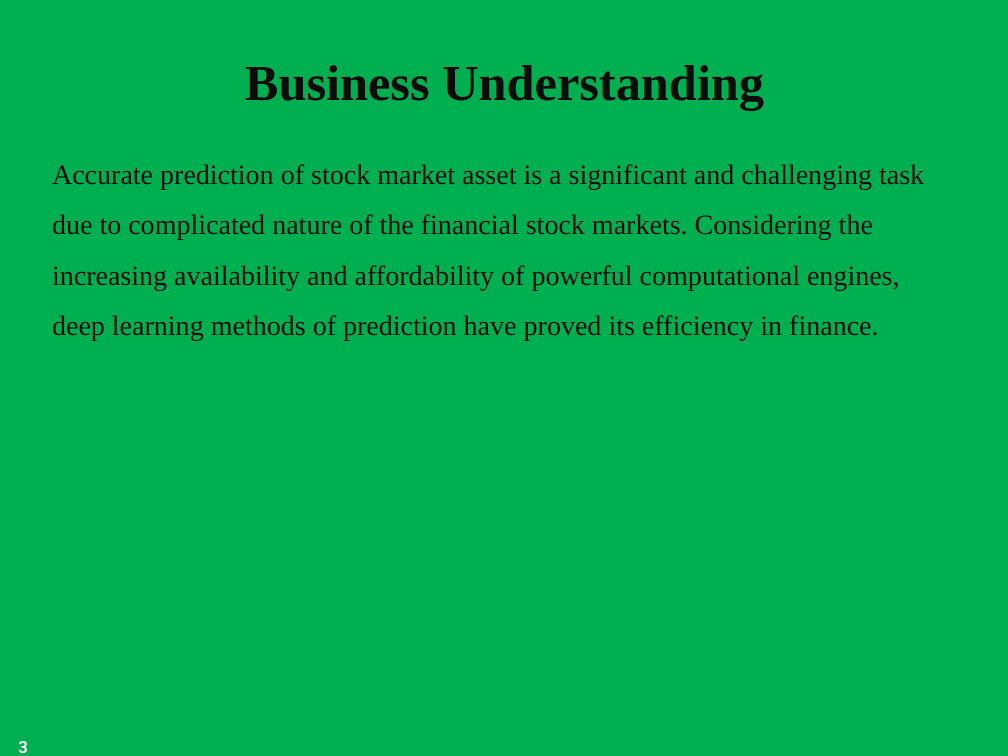
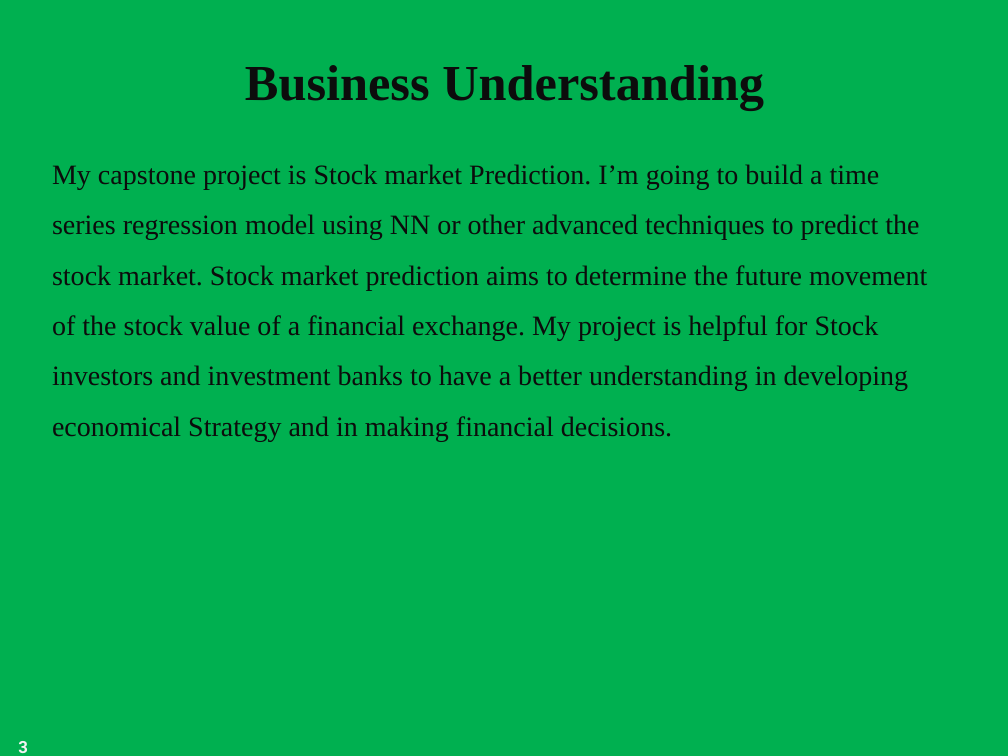
Before and after one commit to ghcn345/Stock-Market-Prediction, a slide deck: slide 3 of data/Stock Market Prediction.pptx. Drawn at 1008x756 pixels with LibreOffice and Linux fonts; fonts in the diff are those of the drawing; background and template pictures are left out. Boxes give left, top, right and bottom in pixels: in the first picture for what was removed or moved away, otherwise in the second. Text is boxed around its words. In the diff, an @@ line names an element or a change of style, - is before the commit and + after.

```diff
--- a/data/Stock Market Prediction.pptx
+++ b/data/Stock Market Prediction.pptx
@@ text at (x1=52, y1=164, x2=927, y2=441): text changed @@
-Accurate prediction of stock market asset is a significant and challenging task due to complicated nature of the financial stock markets. Considering the increasing availability and affordability of powerful computational engines, deep learning methods of prediction have proved its efficiency in finance.
+My capstone project is Stock market Prediction. I’m going to build a time series regression model using NN or other advanced techniques to predict the stock market. Stock market prediction aims to determine the future movement of the stock value of a financial exchange. My project is helpful for Stock investors and investment banks to have a better understanding in developing economical Strategy and in making financial decisions.
```
Also in this commit, not shown: 2 other slides changed, 4 slides added, 2 slides removed, 2 other files.
